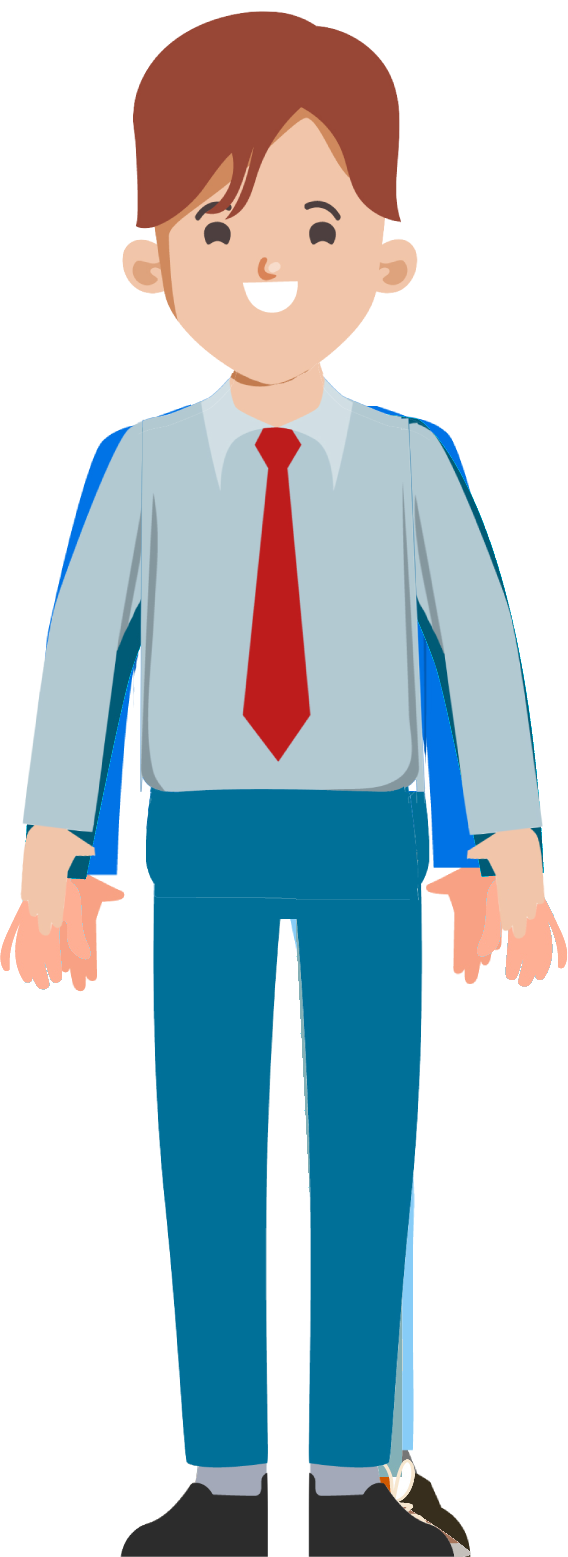
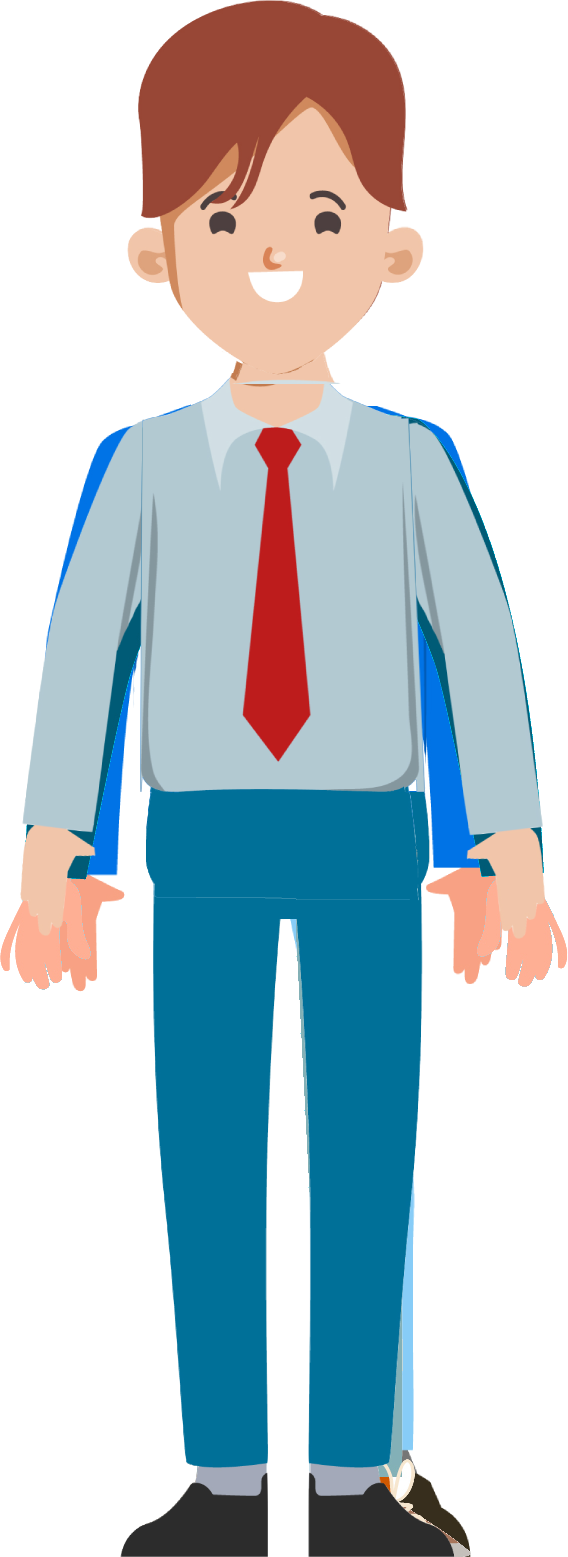
Layered file, before and after one edit (568 x 1557). Changes by layer:
added group "Head" with 2 layers above "Body" over [127, 0, 424, 384]
renamed "Head" to "Head-F", moved it into group "Head", painted on it over [122, 1, 430, 804]
added layer "Head-B" in group "Head" over [129, 0, 424, 384]
added layer "Body-B-1" in group "Body" over [137, 352, 429, 900]
added layer "LeftFoot-B-1" in group "RightFoot" over [146, 791, 285, 1483]
added layer "RightFoot-B-1" in group "LeftFoot" over [284, 791, 430, 1557]
added layer "LeftHand-B-1" in group "RightHand" over [20, 419, 184, 936]
added layer "RightHand-B-1" in group "LeftHand" over [377, 422, 545, 931]
